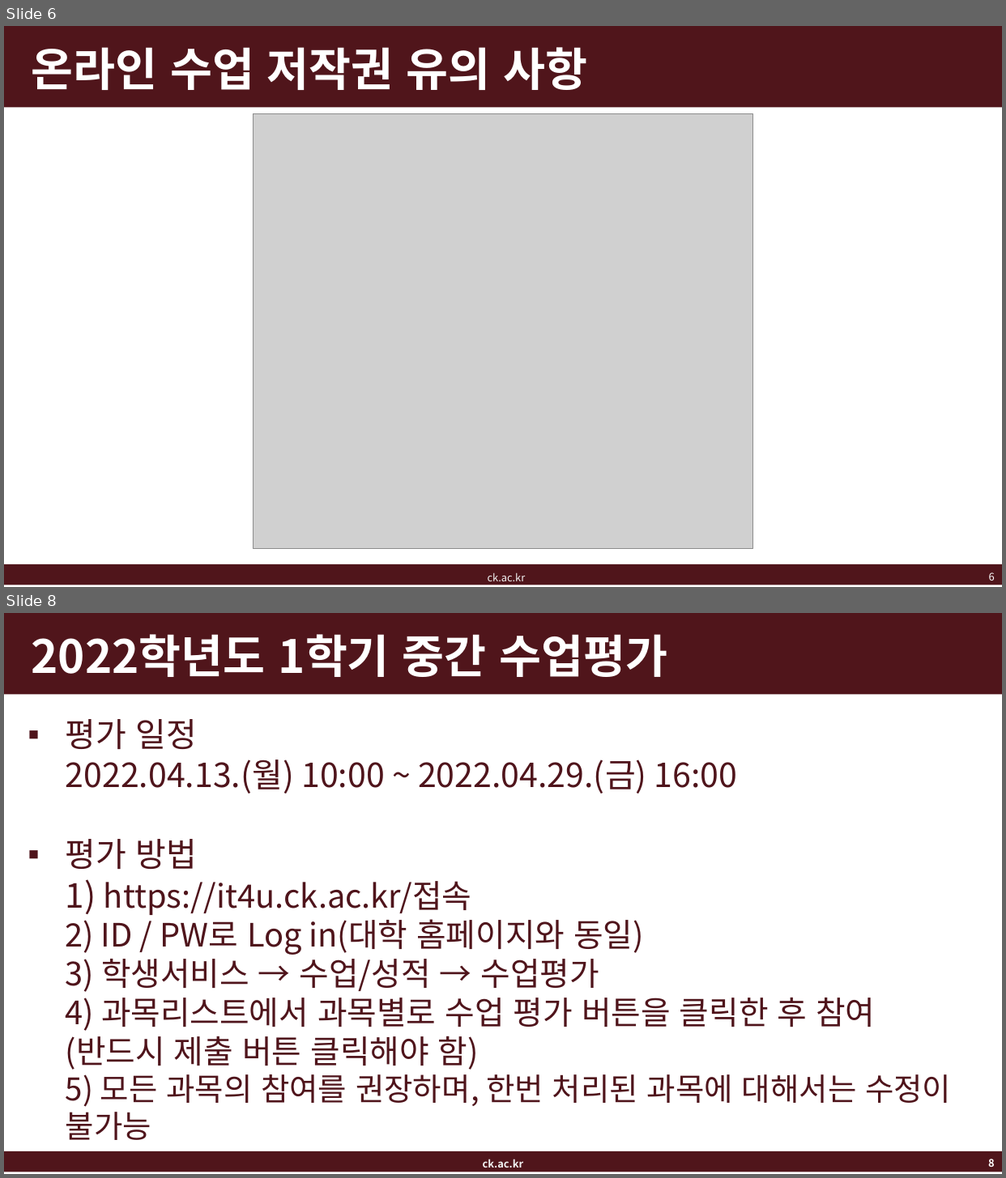
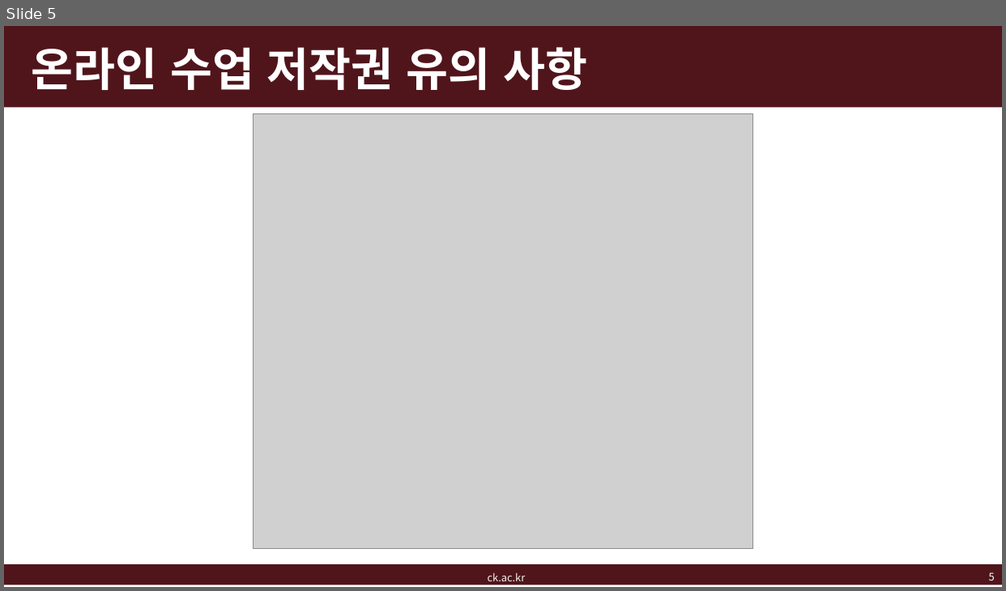
Before and after one commit to kj-ban/intermediate-game-engine-programming, a slide deck: doc/게임엔진프로그래밍응용_7주차.pptx. Shown one above the other, each under a label of ours: slides 6 and 8 before the commit, slide 5 after it; the slides between them are not shown. The pictures are 1006x1178 and 1006x591 pixels, drawn with LibreOffice and Linux fonts; fonts in the diff are those of the drawing; grey boxes stand for pictures; background and template pictures are left out. Boxes give left, top, right and bottom in pixels: in the first picture for what was removed or moved away, otherwise in the second. Text is boxed around its words. In the diff, an @@ line names an element or a change of style, - is before the commit and + after.

```diff
--- a/doc/게임엔진프로그래밍응용_7주차.pptx
+++ b/doc/게임엔진프로그래밍응용_7주차.pptx
@@ slide 8 removed at (4,613,1002,1174), background #FFFFFF; not listed: 2 template elements that a slide beside it also shows @@
@@ title removed at (31,634,667,677) @@
-2022학년도 1학기 중간 수업평가
@@ text removed at (66,719,951,1140) @@
-▪ 평가 일정
-  2022.04.13.(월) 10:00 ~ 2022.04.29.(금) 16:00
-▪ 평가 방법
-  1) https://it4u.ck.ac.kr/접속
-  2) ID / PW로 Log in(대학 홈페이지와 동일)
-  3) 학생서비스 → 수업/성적 → 수업평가
-  4) 과목리스트에서 과목별로 수업 평가 버튼을 클릭한 후 참여
-  (반드시 제출 버튼 클릭해야 함)
-  5) 모든 과목의 참여를 권장하며, 한번 처리된 과목에 대해서는 수정이 불가능
@@ text removed at (483,1159,523,1168) @@
-ck.ac.kr
@@ page number removed at (988,1159,995,1167) @@
-8
@@ what was slide 6 is now slide 5 @@
@@ page number at (989,573,995,581): text changed @@
-6
+5
```
Also in this commit, not shown: 5 slides changed, 41 slides added, 3 other slides removed, 48 other files.
